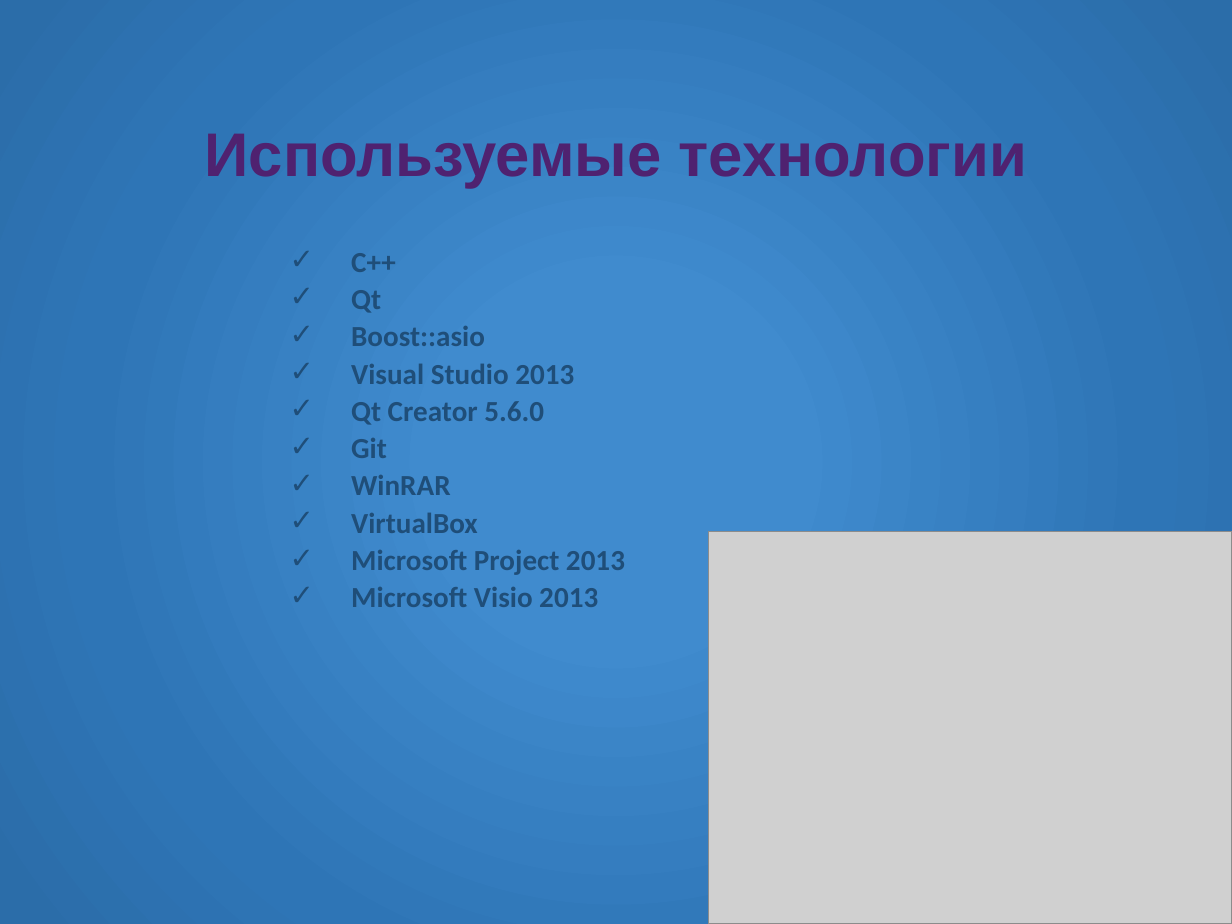
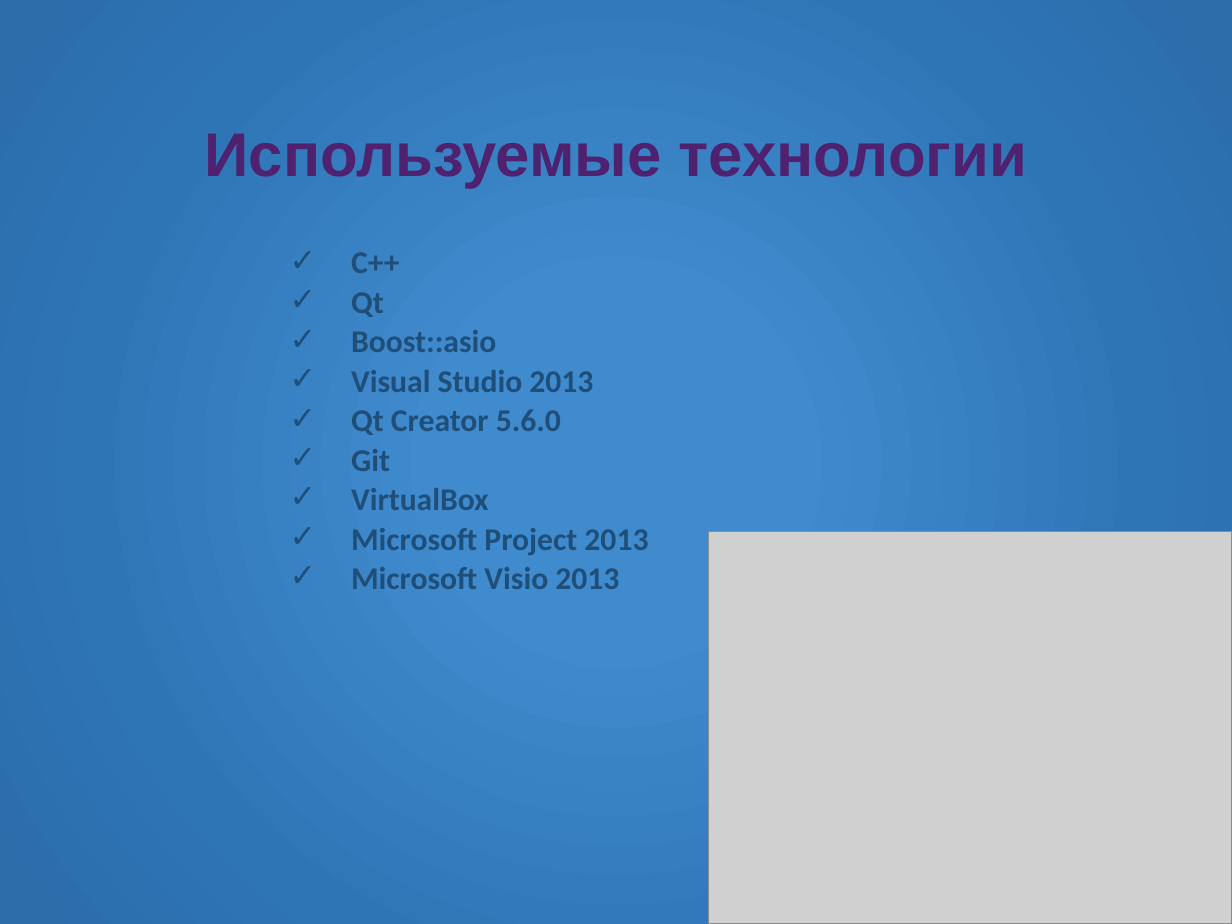
Before and after one commit to KuzloPavlo/Networker, a slide deck: slide 4 of Resources/Peer-to-Peer Presentation.pptx. Drawn at 1232x924 pixels with LibreOffice and Linux fonts; fonts in the diff are those of the drawing; grey boxes stand for pictures; background and template pictures are left out. Boxes give left, top, right and bottom in pixels: in the first picture for what was removed or moved away, otherwise in the second. Text is boxed around its words. In the diff, an @@ line names an element or a change of style, - is before the commit and + after.

```diff
--- a/Resources/Peer-to-Peer Presentation.pptx
+++ b/Resources/Peer-to-Peer Presentation.pptx
@@ subtitle "С++" at (351, 252, 648, 589): size 17 to 18.5 pt @@
@@ subtitle at (351, 475, 451, 495): paragraph removed @@
-✓ WinRAR
```
Also in this commit, not shown: 3 other slides changed, 12 other files.
